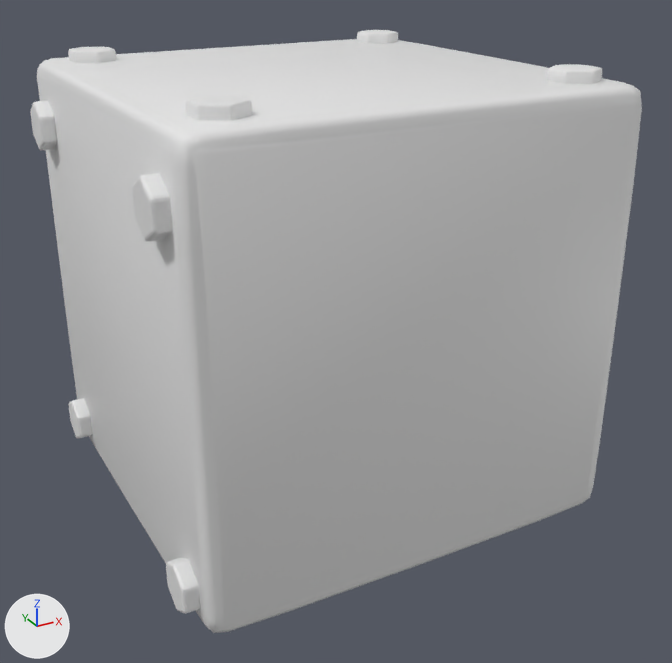
What one commit did to the FBX model BalloonFlow/Assets/Resources/Modeling/ironBox.fbx.
Rendered twice from a camera (50 mm lens) standing at (-1.94, -3.73, 2.59) and looking at (0.03, -0.15, 0.8). The lights are fixed; the arrows at lower left show +X, +Y and +Z. The first picture is the older version. Where no turn or scale is listed for an object, it has been applied to the vertices.

Names of what the first picture shows: 'Cylinder', 'Cylinder.001', 'IronBox', 'Low'.
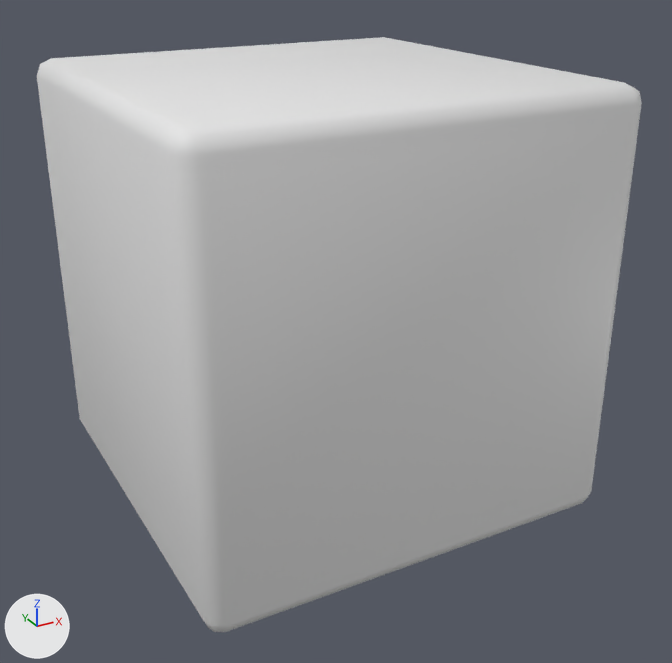
The newer file is also rescaled (x0.737), turned or shifted as a whole; pictures and numbers use the older file's frame.

Where the change shows, as pixel boxes (x1, y1, x2, y2) in the pictures (672 x 663 px):
'IronBox', deleted (mostly hidden): before (37, 42, 642, 633)
'Cylinder.001', deleted: before (30, 101, 200, 613)
'Cylinder', deleted: before (68, 30, 602, 121)

What changed in the scene script:
```text
Remove ob_cylinder:
    ob_cylinder = bpy.data.objects.new('Cylinder', me_mesh)
    ob_cylinder.location = (-0.766, 0.773, 1.936)
Remove ob_ironbox:
    ob_ironbox = bpy.data.objects.new('IronBox', me_cube_004)
    ob_ironbox.location = (0.0, 0.0, 0.0)
Remove ob_cylinder_001:
    ob_cylinder_001 = bpy.data.objects.new('Cylinder.001', me_cylinder_004)
    ob_cylinder_001.location = (-1.074, -0.808, 1.723)
```
